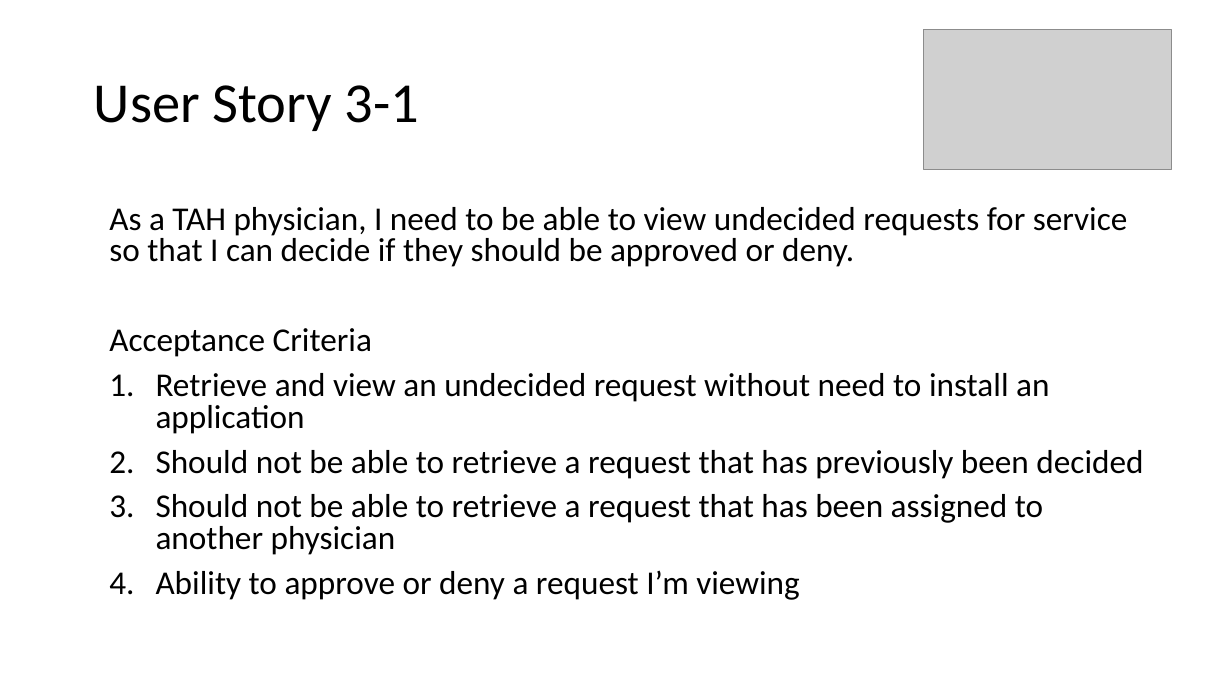
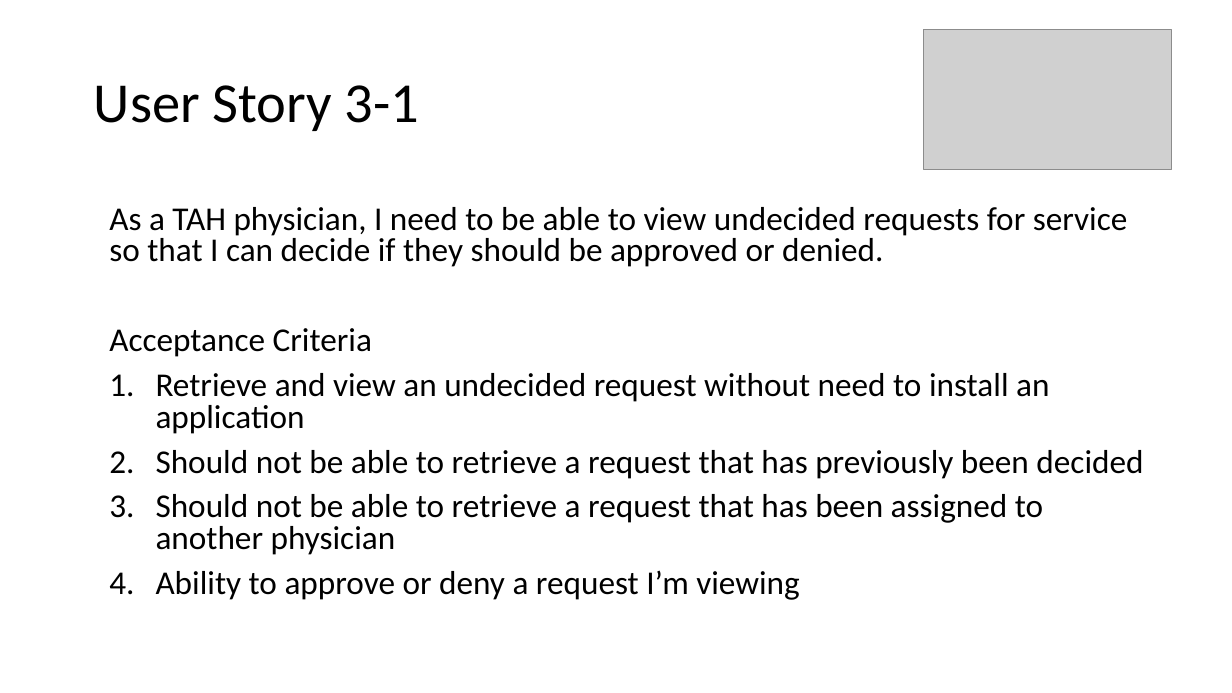
Before and after one commit to scottctr/EdaWorkshop, a slide deck: slide 2 of BusinessLogic/Docs/EdaWorkshop_Sprint3.pptx. Drawn at 1232x693 pixels with LibreOffice and Linux fonts; fonts in the diff are those of the drawing; grey boxes stand for pictures. Boxes give left, top, right and bottom in pixels: in the first picture for what was removed or moved away, otherwise in the second. Text is boxed around its words. In the diff, an @@ line names an element or a change of style, - is before the commit and + after.

```diff
--- a/BusinessLogic/Docs/EdaWorkshop_Sprint3.pptx
+++ b/BusinessLogic/Docs/EdaWorkshop_Sprint3.pptx
@@ text at (x1=109, y1=207, x2=1128, y2=267): text changed @@
-As a TAH physician, I need to be able to view undecided requests for service so that I can decide if they should be approved or deny.
+As a TAH physician, I need to be able to view undecided requests for service so that I can decide if they should be approved or denied.
```
Also in this commit, not shown: 9 other slides changed, 1 slide added, 3 other files.
